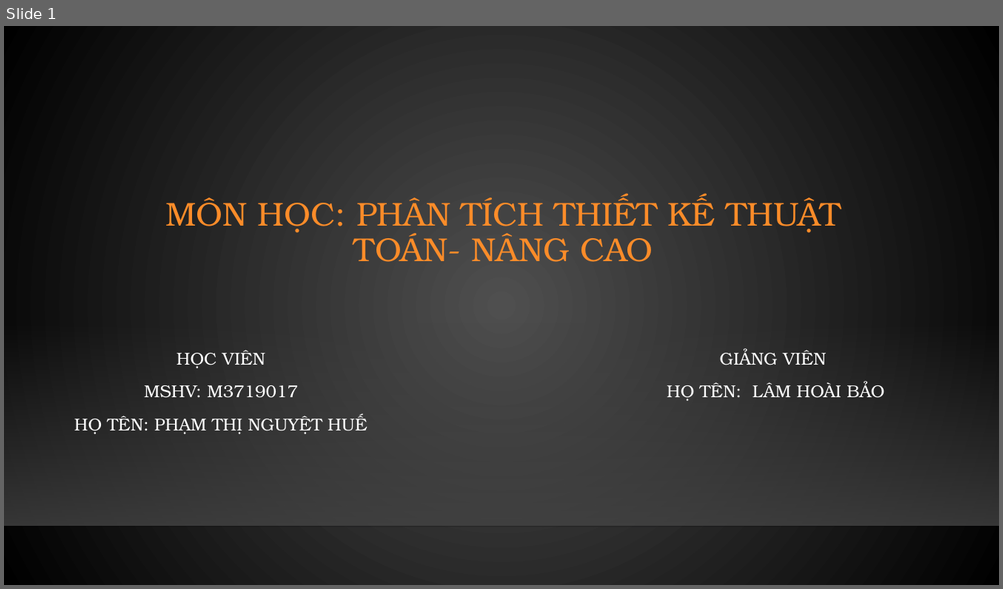
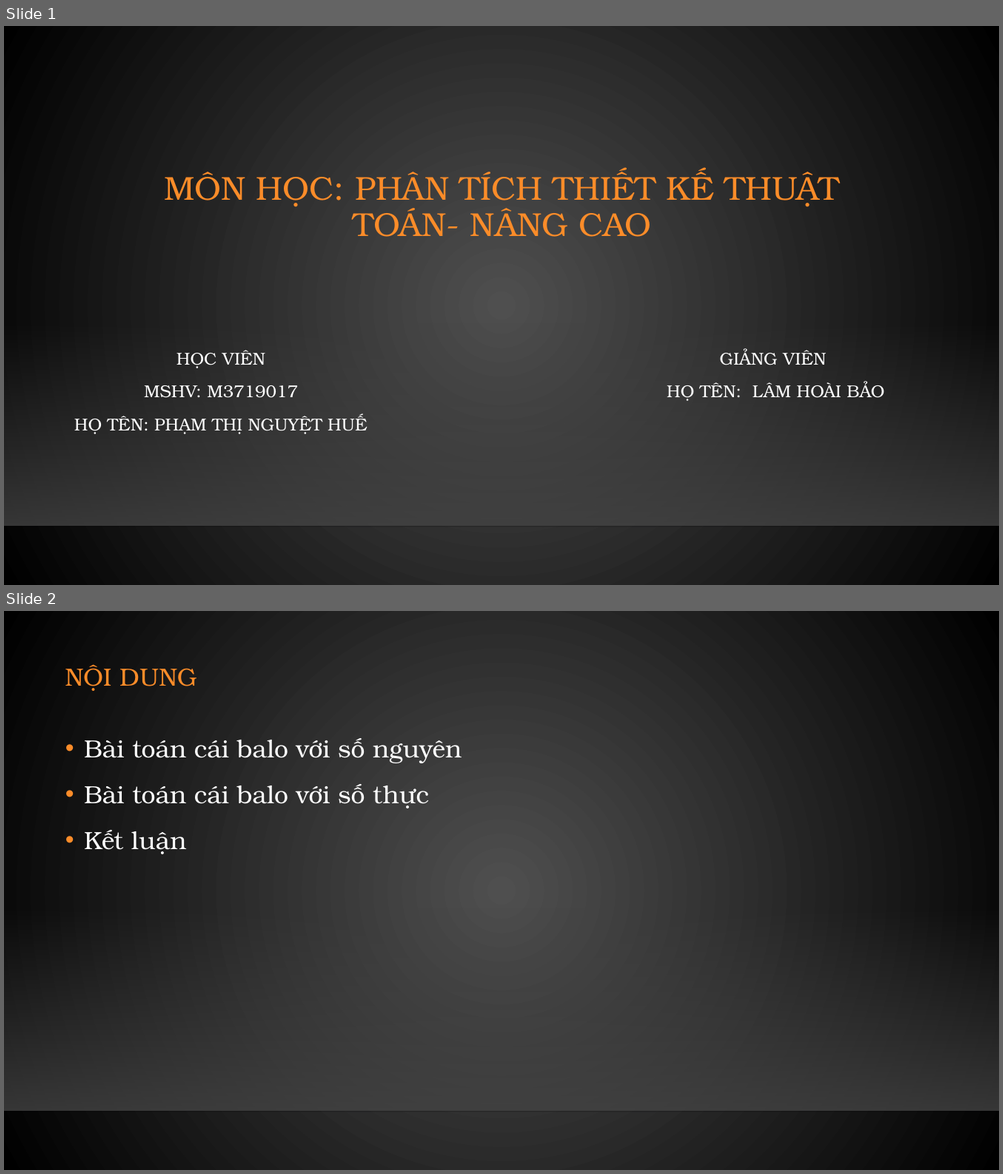
Before and after one commit to NguyetHue/PTTK_TTNC, a slide deck: BaoCao.pptx. Shown one above the other, each under a label of ours: slide 1 before the commit, slides 1 and 2 after it. The pictures are 1003x589 and 1003x1174 pixels, drawn with LibreOffice and Linux fonts; fonts in the diff are those of the drawing; background and template pictures are left out. Boxes give left, top, right and bottom in pixels: in the first picture for what was removed or moved away, otherwise in the second. Text is boxed around its words. In the diff, an @@ line names an element or a change of style, - is before the commit and + after.

```diff
--- a/BaoCao.pptx
+++ b/BaoCao.pptx
@@ slide 2 added at (4,611,999,1170), background gradient #505050 to #000000; not listed: 2 template elements that a slide beside it also shows @@
@@ title added at (65,664,197,691), 24 pt, text #FB8C29 @@
+NỘI DUNG
@@ text added at (84,738,461,854), 24 pt, text #FFFFFF @@
+• Bài toán cái balo với số nguyên
+• Bài toán cái balo với số thực
+• Kết luận
@@ slide 1 changed as well @@
@@ title "MÔN HỌC: PHÂN TÍCH THIẾT ...": place and size @@
-title "MÔN HỌC: PHÂN TÍCH THIẾT ..." at (165,195,841,262)
+title "MÔN HỌC: PHÂN TÍCH THIẾT ..." at (164,170,839,237)
```
Also in this commit, not shown: 1 other slide added, 2 slides removed, 11 other files.
